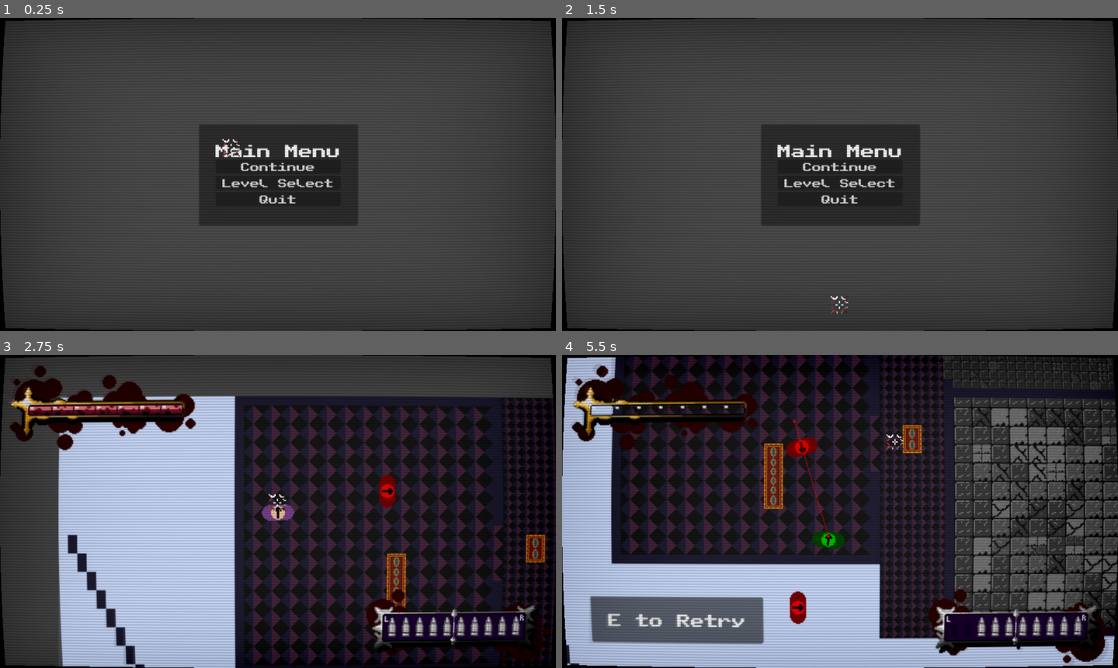
Above: before the commit, frames 1-4 (two rows, left to right).
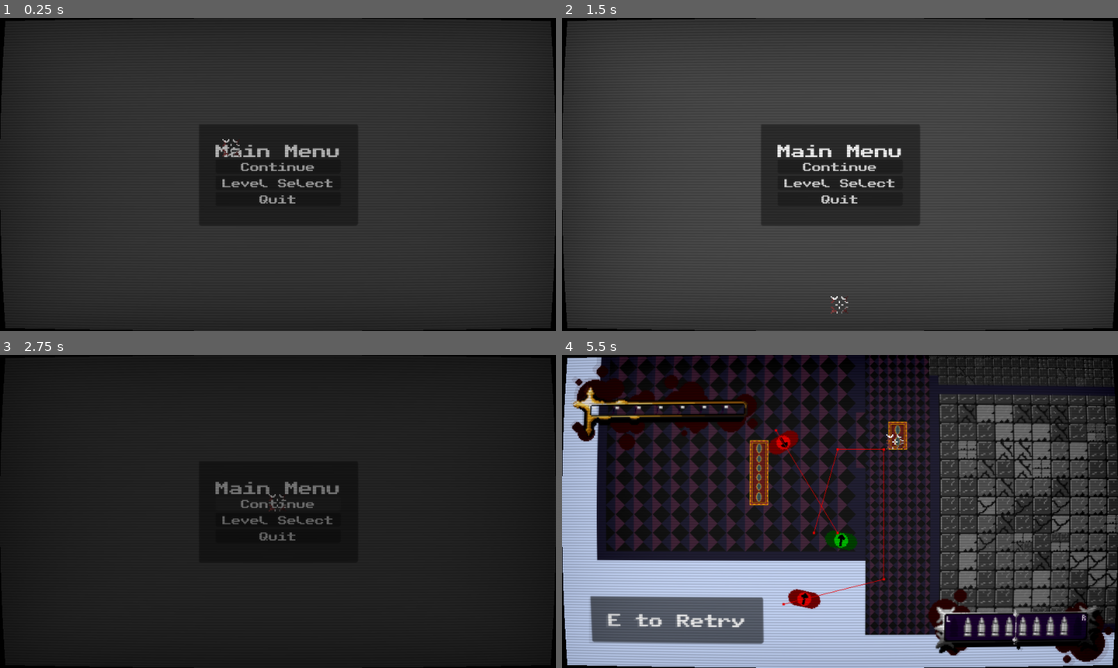
Above: after the commit, the same moments.

Repository: callumrann/gmtk-jam
Game: Godot game, scene res://scenes/main.tscn
Two runs of this game, one before a commit and one after it. Both use one fixed random seed, a clock stepped at 60 frames per second and the inputs below. Sound files missing from this copy of the repository are replaced by a short silence.
Inputs (mouse positions are in pixels of both pictures, inside the frame that each line leads up to):
- Up to frame 1 (0.25 s): no input
- Up to frame 2 (1.5 s): click "Level Select" at 0.5 s; click "Main Menu" at 1.25 s
- Up to frame 3 (2.75 s): click "Continue" at 2 s
- Up to frame 4 (5.5 s): click (840, 502) at 2.75 s, where only the run after the commit has a clickable "Continue"; move the mouse to (962, 495) at 3.52 s; hold D (move_right) 3.53-4.28 s; tap E (interact) at 3.6 s; move the mouse to (728, 527) at 4.27 s; hold S (move_down) 4.28-5.03 s; click (728, 527) at 4.35 s; move the mouse to (895, 442) at 5.02 s; hold D (move_right) from 5.03 s (still down); right-click (895, 442) at 5.1 s

The runs differ from the first frame. In frame 1, 0.8% of the frame differs, in the area x 38-61%, y 38-60%; in frame 2, nothing differs; in frame 3, 56%, in the area x 0-100%, y 0-100%; in frame 4, 35%.

Commit message:
feat: add screen fade option between scenes and levels

Diff:
--- a/scenes/main.tscn
+++ b/scenes/main.tscn
@@ -46,16 +46,27 @@
 
 [node name="SceneHolder" type="Marker2D" parent="." unique_id=1172926372]
 
-[node name="CanvasLayer" type="CanvasLayer" parent="." unique_id=925498235]
+[node name="CursorCanvas" type="CanvasLayer" parent="." unique_id=925498235]
 layer = 3
 
-[node name="Cursor" type="AnimatedSprite2D" parent="CanvasLayer" unique_id=1339186632]
+[node name="Cursor" type="AnimatedSprite2D" parent="CursorCanvas" unique_id=1339186632]
 z_index = 4
 scale = Vector2(2, 2)
 sprite_frames = SubResource("SpriteFrames_tebl0")
 autoplay = "default"
 frame_progress = 0.9350693
 
+[node name="BlackScreen" type="CanvasLayer" parent="." unique_id=1998774293]
+layer = 20
+
+[node name="ColorRect" type="ColorRect" parent="BlackScreen" unique_id=1206732090]
+anchors_preset = 15
+anchor_right = 1.0
+anchor_bottom = 1.0
+grow_horizontal = 2
+grow_vertical = 2
+color = Color(0, 0, 0, 1)
+
 [node name="CRT" type="CanvasLayer" parent="." unique_id=1584056119]
 
 [node name="MeshInstance2D" type="MeshInstance2D" parent="CRT" unique_id=1115838957]
--- a/scripts/autoloads/scene_manager.gd
+++ b/scripts/autoloads/scene_manager.gd
@@ -1,11 +1,18 @@
 extends Node
 
 var scene_spawn: Marker2D
+var main_scene: Node2D
 
-func show_scene(path: String) -> void:
-	call_deferred("_do_show_scene", path)
+func show_scene(path: String, fade: bool = false) -> void:
+	if fade:
+		await fade_to_black()
+		call_deferred("_do_show_scene", path)
+		await fade_from_black()
+	else:
+		call_deferred("_do_show_scene", path)
 
 func _do_show_scene(path: String) -> void:
+
 	for child in scene_spawn.get_children():
 		if child.name == "Cursor":
 			continue
@@ -13,3 +20,9 @@
 	var new_scene = load(path).instantiate()
 	scene_spawn.add_child(new_scene)
 	AudioManager.update_button_sfx()
+
+func fade_to_black() -> void:
+	await main_scene.fade_to_black()
+
+func fade_from_black() -> void:
+	await main_scene.fade_from_black()
--- a/scripts/levels/levels_loader.gd
+++ b/scripts/levels/levels_loader.gd
@@ -17,7 +17,9 @@
 	]
 
 func load_level(level: int) -> void:
+	await SceneManager.fade_to_black()
 	call_deferred("_do_load_level", level)
+	await SceneManager.fade_from_black()
 
 func _do_load_level(level: int) -> void:
 	if level > levels.size():
@@ -67,7 +69,7 @@
 
 func _on_main_menu_pressed() -> void:
 	get_tree().paused = false
-	SceneManager.show_scene("res://scenes/menus/main_menu.tscn")
+	SceneManager.show_scene("res://scenes/menus/main_menu.tscn", true)
 
 '''
 ====== HUD ======
--- a/scripts/main.gd
+++ b/scripts/main.gd
@@ -1,12 +1,41 @@
 extends Node2D
 
-@onready var cursor: AnimatedSprite2D = $"CanvasLayer/Cursor"
+@onready var cursor: AnimatedSprite2D = $"CursorCanvas/Cursor"
+
+@onready var black_screen: ColorRect = $"BlackScreen/ColorRect"
+const k_fade_duration: float = 0.5
 
 func _ready() -> void:
 	Input.mouse_mode = Input.MOUSE_MODE_HIDDEN
 
 	SceneManager.scene_spawn = $"SceneHolder"
+	SceneManager.main_scene = self
+	fade_from_black() # initial fade in
 	SceneManager.show_scene("res://scenes/menus/main_menu.tscn")
 
 func _process(delta: float) -> void:
 	cursor.global_position = get_viewport().get_mouse_position()
+
+func fade_from_black() -> void:
+	black_screen.mouse_filter = Control.MOUSE_FILTER_IGNORE
+
+	var tween = create_tween()
+
+	tween.set_trans(Tween.TRANS_QUAD)
+	tween.set_ease(Tween.EASE_OUT)
+	tween.tween_property(black_screen, "modulate:a", 0, k_fade_duration)
+
+	print("fade from")
+	await tween.finished
+
+func fade_to_black() -> void:
+	black_screen.mouse_filter = Control.MOUSE_FILTER_STOP
+
+	var tween = create_tween()
+
+	tween.set_trans(Tween.TRANS_QUAD)
+	tween.set_ease(Tween.EASE_OUT)
+	tween.tween_property(black_screen, "modulate:a", 1, k_fade_duration)
+
+	print("fade to")
+	await tween.finished
--- a/scripts/menus/main_menu.gd
+++ b/scripts/menus/main_menu.gd
@@ -4,9 +4,8 @@
 	AudioManager.play_music("menu_intro", -10)
 
 func _on_continue_pressed() -> void:
-	$"Control".visible = false
 	await AudioManager.play_sfx("click", -10, true, true) # click so i dont gotta wait 8 secs
-	SceneManager.show_scene("res://scenes/levels/levels_loader.tscn")
+	SceneManager.show_scene("res://scenes/levels/levels_loader.tscn", true)
 
 func _on_level_select_pressed() -> void:
 	SceneManager.show_scene("res://scenes/menus/level_select.tscn")
